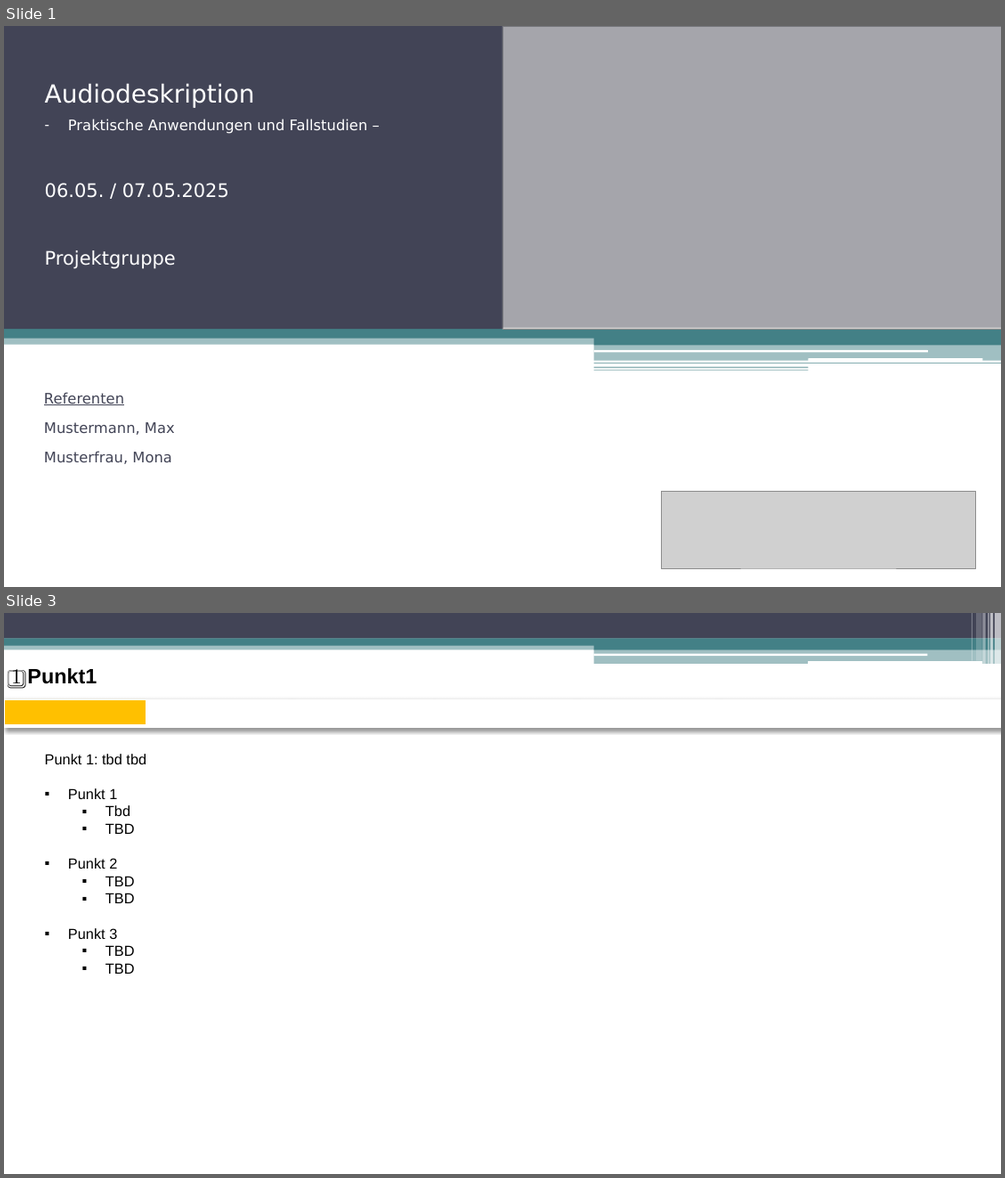
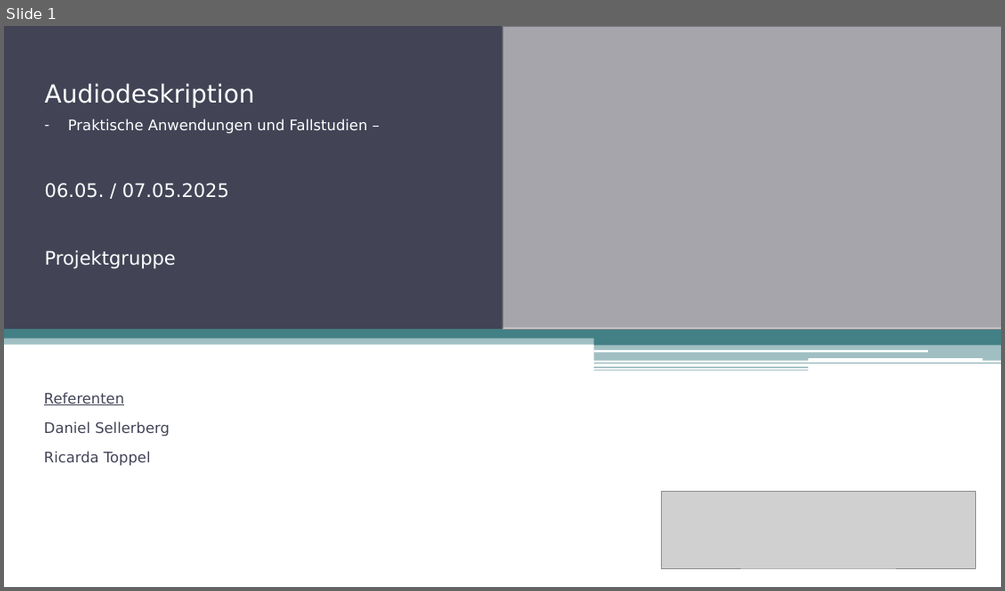
Before and after one commit to fhswf/descraibe, a slide deck: 20250424_Audiodeskription_Praktische Anwendungen und Fallstudien_v01.pptx. Shown one above the other, each under a label of ours: slides 1 and 3 before the commit, slide 1 after it; the slides between them are not shown. The pictures are 1005x1178 and 1005x591 pixels, drawn with LibreOffice and Linux fonts; fonts in the diff are those of the drawing; grey boxes stand for pictures. Boxes give left, top, right and bottom in pixels: in the first picture for what was removed or moved away, otherwise in the second. Text is boxed around its words. In the diff, an @@ line names an element or a change of style, - is before the commit and + after.

```diff
--- a/20250424_Audiodeskription_Praktische Anwendungen und Fallstudien_v01.pptx
+++ b/20250424_Audiodeskription_Praktische Anwendungen und Fallstudien_v01.pptx
@@ slide 3 removed at <box>4,613,1001,1174</box>, background #FFFFFF; not listed: 11 template elements that a slide beside it also shows @@
@@ rounded rectangle removed at <box>593,653,928,656</box> @@
@@ rounded rectangle removed at <box>808,661,982,664</box> @@
@@ title removed at <box>11,668,97,689</box> @@
-1️⃣ Punkt1
@@ table removed at <box>4,699,998,728</box>, 1 rows, 7 columns @@
- |  |  |  |  |  | 
@@ text removed at <box>45,754,146,973</box> @@
-Punkt 1: tbd tbd
-▪ Punkt 1
-  ▪ Tbd
-  ▪ TBD
-▪ Punkt 2
-  ▪ TBD
-  ▪ TBD
-▪ Punkt 3
-  ▪ TBD
-  ▪ TBD
@@ slide 1 changed as well @@
@@ subtitle at <box>44,421,170,466</box>: text changed @@
-Mustermann, Max
-Musterfrau, Mona
+Daniel Sellerberg
+Ricarda Toppel
```
Also in this commit, not shown: 1 other slide changed, 28 slides added, 5 other slides removed.
